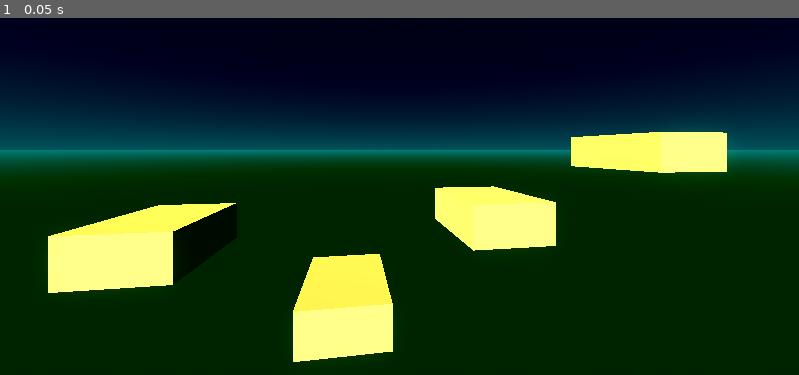
Above: before the commit, frame 1.
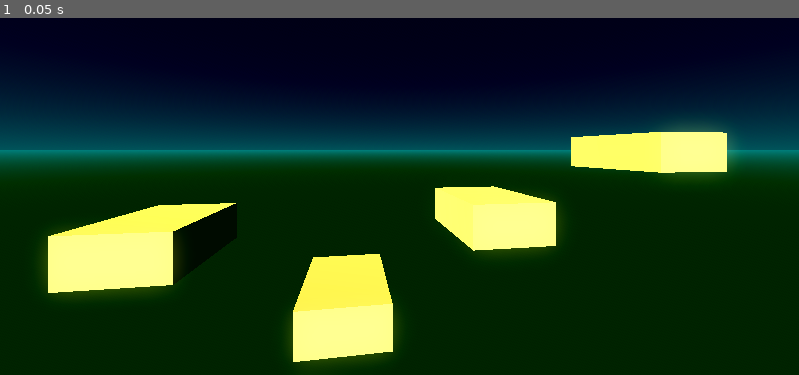
Above: after the commit, the same moment.

Repository: xogot-projects/Xogot-Lighting
Game: Godot game, scene res://Environments/Night.tscn
Two runs of this game, one before a commit and one after it. Both use one fixed random seed, a clock stepped at 60 frames per second and the inputs below. This scene is started directly instead of the project's main scene.
Inputs:
- Up to frame 1 (0.05 s): no input

The runs differ from the first frame. In frame 1, 0.2% of the frame differs, in the area x 5-92%, y 31-97%.

Commit message:
Preserve behavior and dependencies under Godot 4.7.2

Diff:
--- a/Environments/Day.tscn
+++ b/Environments/Day.tscn
@@ -16,6 +16,12 @@
 sky = SubResource("Sky_ws0jp")
 tonemap_mode = 2
 glow_enabled = true
+glow_blend_mode = 2
+glow_intensity = 0.8
+glow_levels/2 = 0.0
+glow_levels/3 = 1.0
+glow_levels/4 = 0.0
+glow_levels/5 = 1.0
 
 [node name="Node2D" type="Node3D"]
 
--- a/Environments/Night.tscn
+++ b/Environments/Night.tscn
@@ -19,6 +19,12 @@
 sky = SubResource("Sky_1gv6y")
 tonemap_mode = 2
 glow_enabled = true
+glow_blend_mode = 2
+glow_intensity = 0.8
+glow_levels/2 = 0.0
+glow_levels/3 = 1.0
+glow_levels/4 = 0.0
+glow_levels/5 = 1.0
 
 [node name="Node2D" type="Node3D"]
 
